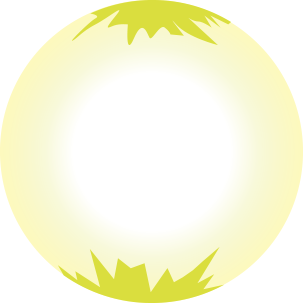
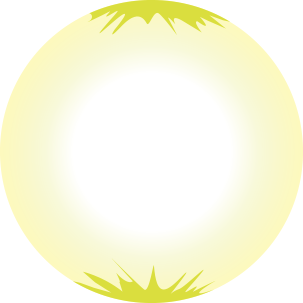
Layers edited between the first and the second w=303, h=303 image:
added layer "1" above "Objeto inteligente vectorial" over <box>73,0,230,303</box>
hid "Objeto inteligente vectorial" (6th of 8) over <box>58,247,224,303</box>
hid "Objeto inteligente vectorial" (7th of 8) over <box>72,0,231,45</box>
